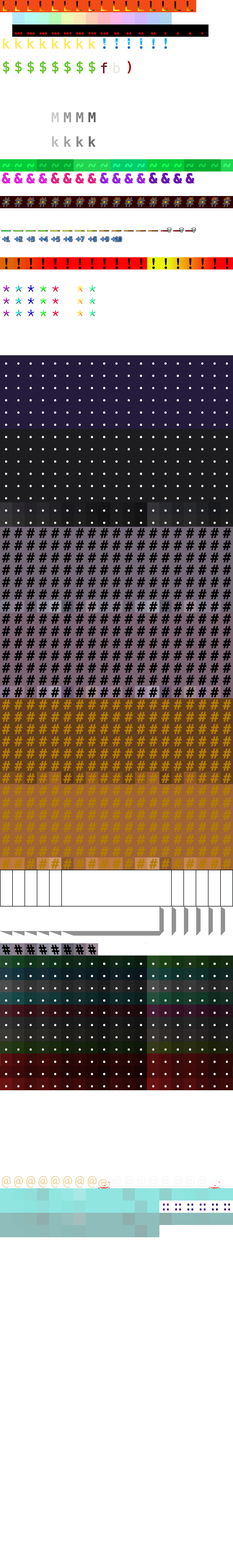
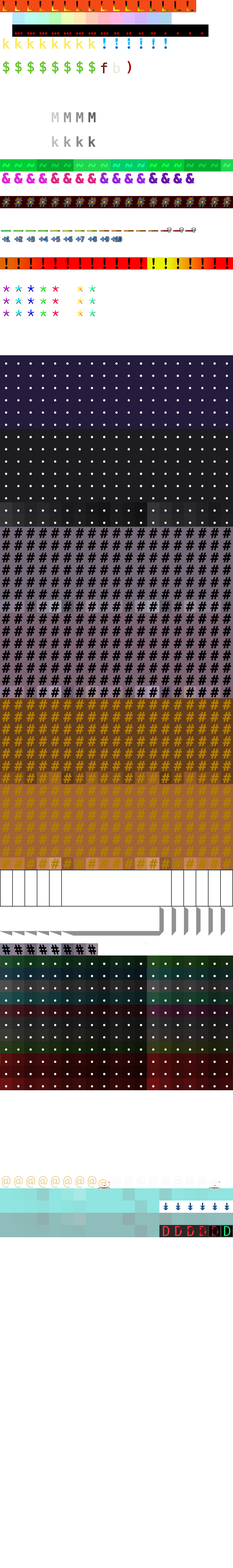
Revision of a layered 233×1568 image; what changed, layer by layer:
removed layer "Pasted Layer" over [162, 1203, 230, 1211]
painted on "Layer #1" over [162, 1202, 231, 1236]
painted on "Pasted Layer #1" over [159, 1225, 233, 1238]
